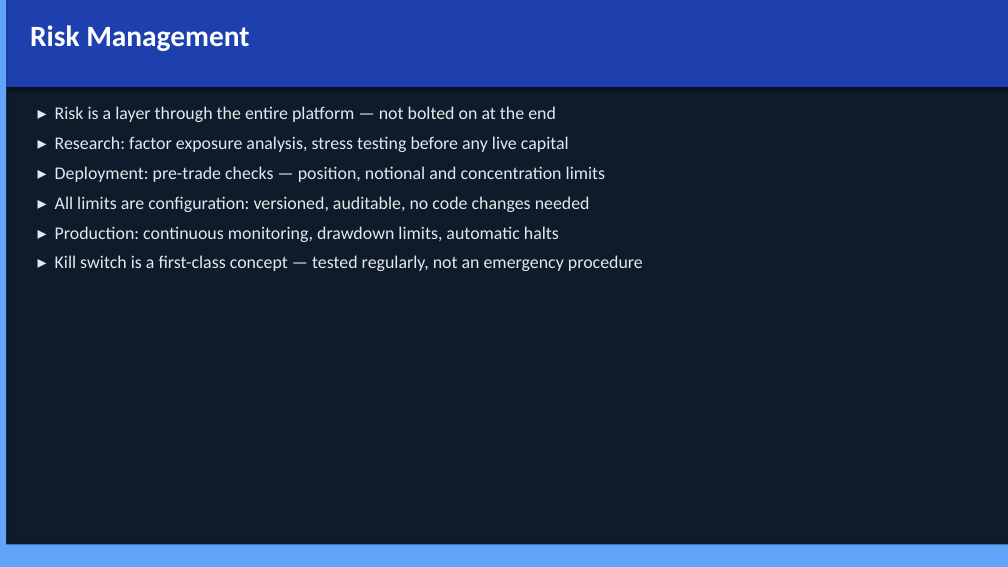
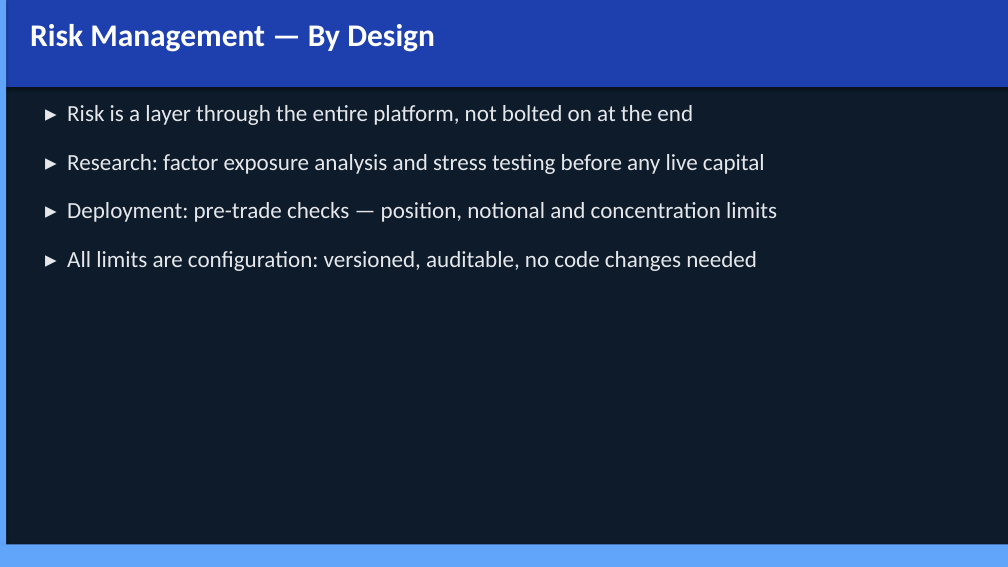
Before and after one commit to Jebel-Quant/platform, a slide deck: slide 32 of vision.pptx (slide 16 before the commit). Drawn at 1008x567 pixels with LibreOffice and Linux fonts; fonts in the diff are those of the drawing. Boxes give left, top, right and bottom in pixels: in the first picture for what was removed or moved away, otherwise in the second. Text is boxed around its words. In the diff, an @@ line names an element or a change of style, - is before the commit and + after.

```diff
--- a/vision.pptx
+++ b/vision.pptx
@@ text at box(30, 24, 435, 52): text changed; size 28 to 30 pt @@
-Risk Management
+Risk Management — By Design
@@ text "▸ Risk is a layer ...": place and size @@
-text "▸ Risk is a layer ..." at box(55, 106, 643, 271)
+text "▸ Risk is a layer ..." at box(67, 105, 777, 271)
@@ text at box(67, 105, 765, 174): text changed; size 17 to 22 pt @@
-▸ Risk is a layer through the entire platform — not bolted on at the end
-▸ Research: factor exposure analysis, stress testing before any live capital
+▸ Risk is a layer through the entire platform, not bolted on at the end
+▸ Research: factor exposure analysis and stress testing before any live capital
@@ text at box(67, 202, 777, 271): size 17 to 22 pt in "▸ Deployment: pre-trade checks — position, notional ...", "▸ All limits are configuration: versioned, auditable, ..."; more space between paragraphs @@
@@ text at box(55, 226, 643, 271): paragraphs removed @@
-▸ Production: continuous monitoring, drawdown limits, automatic halts
-▸ Kill switch is a first-class concept — tested regularly, not an emergency procedure
```
Also in this commit, not shown: 18 other slides changed, 19 slides added, 1 other file.
